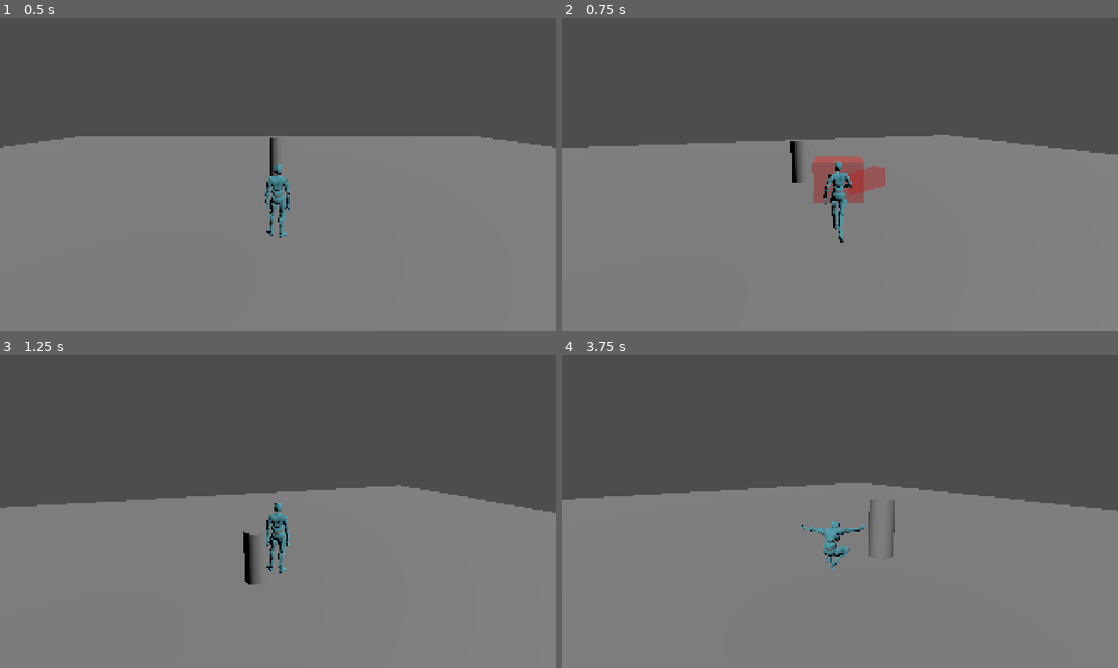
Above: before the commit, frames 1-4 (two rows, left to right).
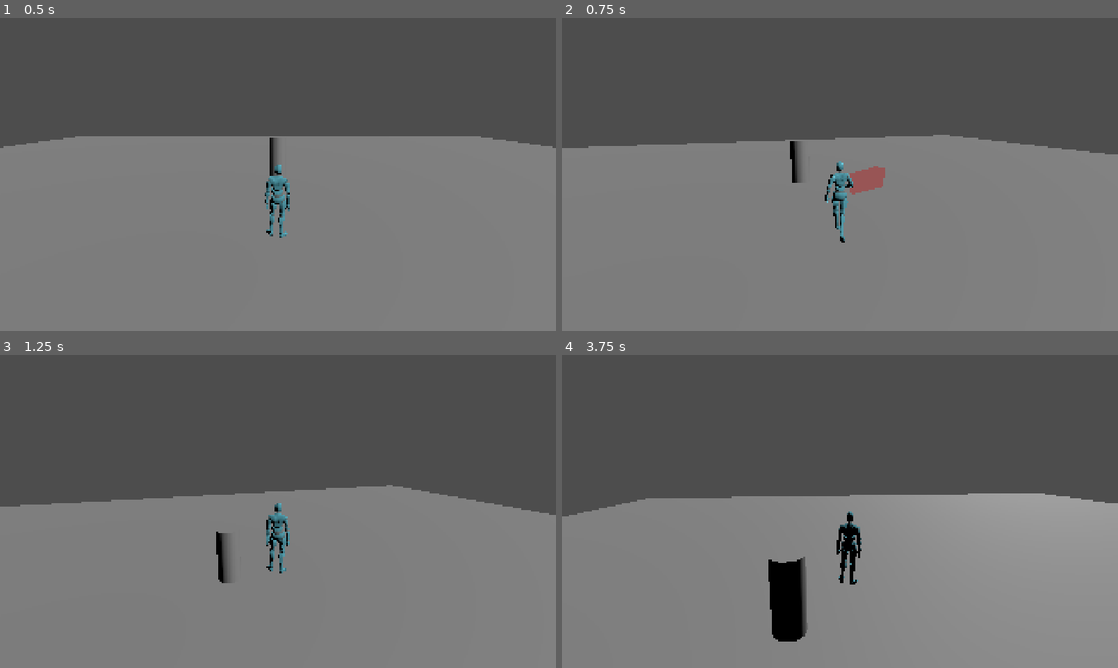
Above: after the commit, the same moments.

Repository: shroomiemies/GodscarCombatLab
Game: Godot game, scene res://scenes/tests/TestArena_Main.tscn
Two runs of this game, one before a commit and one after it. Both use one fixed random seed, a clock stepped at 60 frames per second and the inputs below.
Inputs (mouse positions are in pixels of both pictures, inside the frame that each line leads up to):
- Up to frame 1 (0.5 s): no input
- Up to frame 2 (0.75 s): tap Enter at 0.5 s; move the mouse to (867, 174) at 0.52 s; press the mouse at (867, 174) at 0.53 s; hold W (move_forward) from 0.53 s (still down)
- Up to frame 3 (1.25 s): keep holding W (move_forward); tap Space (jump) at 0.77 s
- Up to frame 4 (3.75 s): keep holding W (move_forward); move the mouse to (812, 511) at 1.27 s; release the mouse at (812, 511) at 1.28 s; tap Tab (lock_on) at 1.35 s; tap Space (jump) at 1.52, 3.02 s; move the mouse to (851, 505) at 2.02 s; hold Shift (sprint) 2.03-2.78 s; move the mouse to (834, 517) at 2.77 s; click (834, 517) at 2.85 s; move the mouse to (878, 514) at 3.52 s; hold Tab (lock_on) from 3.53 s (still down)

Frame 1 is identical in both runs. In frame 2, 1.4% of the frame differs, in the area x 13-59%, y 40-72%; in frame 3, 1.1%; in frame 4, 8.2%, in the area x 0-100%, y 40-92%.

Commit message:
Add swept weapon trace hit detection

Diff:
--- a/combat/attacks/sword/sword_basic_01.tres
+++ b/combat/attacks/sword/sword_basic_01.tres
@@ -2,7 +2,6 @@
 
 [ext_resource type="Script" uid="uid://c42vo4ptgbva7" path="res://scripts/combat/data/AttackData.gd" id="1_dcgc0"]
 [ext_resource type="Script" uid="uid://2capoepq10aa" path="res://scripts/combat/data/HitVolumeData.gd" id="1_e3ngp"]
-[ext_resource type="Resource" uid="uid://c34mx8o0eon3d" path="res://combat/hit_volumes/sword/sword_basic_01_box.tres" id="2_ru8kh"]
 [ext_resource type="Script" uid="uid://d18uxhhjg74nc" path="res://scripts/combat/data/WeaponTraceData.gd" id="4_y6mbx"]
 [ext_resource type="Resource" uid="uid://prp5642h544" path="res://combat/weapon_traces/sword/sword_basic_01_trace.tres" id="5_0dy61"]
 
@@ -12,9 +11,7 @@
 active_duration = 0.5
 recovery_duration = 0.3
 movement_lock_strength = 0.8
-local_displacement = Vector3(-0.8, 0, -0.1)
 displacement_start_time = 0.18
 displacement_end_time = 0.5
-hit_volumes = Array[ExtResource("1_e3ngp")]([ExtResource("2_ru8kh")])
 weapon_traces = Array[ExtResource("4_y6mbx")]([ExtResource("5_0dy61")])
 metadata/_custom_type_script = "uid://c42vo4ptgbva7"
--- a/project.godot
+++ b/project.godot
@@ -94,6 +94,14 @@
 "events": []
 }
 
+[layer_names]
+
+3d_physics/layer_1="World"
+3d_physics/layer_2="Player"
+3d_physics/layer_3="EnemyBody"
+3d_physics/layer_4="Hurtbox"
+3d_physics/layer_5="Hitbox"
+
 [physics]
 
 3d/physics_engine="Jolt Physics"
--- a/scenes/actors/enemies/TrainingDummy.tscn
+++ b/scenes/actors/enemies/TrainingDummy.tscn
@@ -1,6 +1,7 @@
 [gd_scene format=3 uid="uid://qn1gmau2m6bp"]
 
 [ext_resource type="Script" uid="uid://blv6exxri5ifk" path="res://scripts/actor/enemies/TrainingDummy.gd" id="1_6rn6d"]
+[ext_resource type="Script" uid="uid://dvecmyu4g80nr" path="res://scripts/hit_detection/Hurtbox.gd" id="2_8d4dd"]
 
 [sub_resource type="CapsuleShape3D" id="CapsuleShape3D_8d4dd"]
 radius = 0.35
@@ -10,6 +11,10 @@
 top_radius = 0.35
 bottom_radius = 0.35
 height = 1.6
+
+[sub_resource type="CapsuleShape3D" id="CapsuleShape3D_6j5ib"]
+radius = 0.35
+height = 1.7
 
 [node name="TrainingDummy" type="CharacterBody3D" unique_id=152615839 groups=["targetable"]]
 script = ExtResource("1_6rn6d")
@@ -28,3 +33,12 @@
 transform = Transform3D(1, 0, 0, 0, 1, 0, 0, 0, 1, 0, 1.2, 0)
 
 [node name="DebugRoot" type="Node3D" parent="." unique_id=332152268]
+
+[node name="Hurtbox" type="Area3D" parent="." unique_id=919342272 node_paths=PackedStringArray("owner_actor")]
+collision_layer = 8
+script = ExtResource("2_8d4dd")
+owner_actor = NodePath("..")
+
+[node name="CollisionShape3D" type="CollisionShape3D" parent="Hurtbox" unique_id=1577647485]
+transform = Transform3D(1, 0, 0, 0, 1, 0, 0, 0, 1, 0, 0.85, 0)
+shape = SubResource("CapsuleShape3D_6j5ib")
--- a/scenes/actors/player/Player.tscn
+++ b/scenes/actors/player/Player.tscn
@@ -535,9 +535,10 @@
 
 [node name="LeftHandSocket" type="Node3D" parent="CombatRoot" unique_id=504085768]
 
-[node name="HitboxEmitter" type="Node3D" parent="CombatRoot" unique_id=1762749112]
+[node name="HitboxEmitter" type="Node3D" parent="CombatRoot" unique_id=1762749112 node_paths=PackedStringArray("source_actor")]
 script = ExtResource("34_wg8uo")
 debug_material = ExtResource("35_2xlsc")
+source_actor = NodePath("../..")
 
 [node name="VFXRoot" type="Node3D" parent="CombatRoot" unique_id=1376071995]
 
--- a/scripts/combat/CombatController.gd
+++ b/scripts/combat/CombatController.gd
@@ -11,6 +11,7 @@
 signal attack_started(attack_data: AttackData)
 signal attack_phase_changed(new_state: CombatState)
 signal attack_finished()
+signal attack_hit(hit_result: HitResult)
 
 @export var default_attack: AttackData
 @export var hitbox_emitter: HitboxEmitter
@@ -19,6 +20,10 @@
 var current_attack: AttackData
 var attack_time: float = 0.0
 var attack_motion_velocity: Vector3 = Vector3.ZERO
+
+func _ready() -> void:
+	if hitbox_emitter != null:
+		hitbox_emitter.hurtbox_hit.connect(_on_hurtbox_hit)
 
 func _physics_process(delta: float) -> void:
 	attack_motion_velocity = Vector3.ZERO
@@ -176,3 +181,7 @@
 		return
 
 	hitbox_emitter.clear_debug_hitboxes()
+
+func _on_hurtbox_hit(hit_result: HitResult) -> void:
+	print("CombatController received hit on: ", hit_result.actor.name)
+	attack_hit.emit(hit_result)
--- /dev/null
+++ b/scripts/hit_detection/HitResult.gd
@@ -0,0 +1,8 @@
+class_name HitResult
+extends RefCounted
+
+var hurtbox: Hurtbox
+var actor: Node3D
+var attack_data: AttackData
+var hit_position: Vector3 = Vector3.ZERO
+var source: Node3D
--- a/scripts/hit_detection/HitboxEmitter.gd
+++ b/scripts/hit_detection/HitboxEmitter.gd
@@ -1,21 +1,28 @@
 class_name HitboxEmitter
 extends Node3D
 
+signal hurtbox_hit(hit_result: HitResult)
+
 @export var debug_material: Material
 @export var linger_debug_material: Material
+@export_flags_3d_physics var hurtbox_collision_mask: int = 1 << 3
+@export var source_actor: Node3D
 
 var active_debug_meshes: Array[Node3D] = []
 var lingering_debug_meshes: Array[Node3D] = []
-
 var previous_attack_time: float = 0.0
 var previous_global_transform: Transform3D
 var has_previous_trace_sample: bool = false
+var hit_actors_this_attack: Dictionary = {}
+var current_attack_data: AttackData
 
 func _ready() -> void:
 	previous_global_transform = global_transform
 
 func begin_attack_trace() -> void:
 	clear_debug_hitboxes()
+	hit_actors_this_attack.clear()
+	current_attack_data = null
 	previous_attack_time = 0.0
 	previous_global_transform = global_transform
 	has_previous_trace_sample = false
@@ -35,9 +42,13 @@
 			mesh.queue_free()
 
 	lingering_debug_meshes.clear()
+	current_attack_data = null
+	has_previous_trace_sample = false
 
 func show_attack_debug(attack_data: AttackData, attack_time: float) -> void:
 	clear_debug_hitboxes()
+
+	current_attack_data = attack_data
 
 	if attack_data == null:
 		has_previous_trace_sample = false
@@ -155,6 +166,64 @@
 		)
 
 		_spawn_swept_trace_debug_mesh(points, trace.debug_linger_time)
+		_query_swept_trace_hits(points)
+
+func _query_swept_trace_hits(points: PackedVector3Array) -> void:
+	if points.size() != 8:
+		return
+
+	var shape := ConvexPolygonShape3D.new()
+	shape.points = points
+
+	var query := PhysicsShapeQueryParameters3D.new()
+	query.shape = shape
+	query.transform = Transform3D.IDENTITY
+	query.collision_mask = hurtbox_collision_mask
+	query.collide_with_areas = true
+	query.collide_with_bodies = false
+
+	var space_state := get_world_3d().direct_space_state
+	var results := space_state.intersect_shape(query, 32)
+
+	for result in results:
+		var collider :Object = result.get("collider")
+
+		if collider == null:
+			continue
+
+		if not collider is Hurtbox:
+			continue
+
+		var hurtbox := collider as Hurtbox
+		_register_hurtbox_hit(hurtbox)
+
+func _register_hurtbox_hit(hurtbox: Hurtbox) -> void:
+	if hurtbox == null:
+		return
+
+	var hit_actor := hurtbox.get_owner_actor()
+
+	if hit_actor == null:
+		return
+
+	if source_actor != null and hit_actor == source_actor:
+		return
+
+	if hit_actors_this_attack.has(hit_actor):
+		return
+
+	hit_actors_this_attack[hit_actor] = true
+
+	var hit_result := HitResult.new()
+	hit_result.hurtbox = hurtbox
+	hit_result.actor = hit_actor
+	hit_result.attack_data = current_attack_data
+	hit_result.source = source_actor
+	hit_result.hit_position = hurtbox.global_position
+
+	print("Hit: ", hit_actor.name, " with ", current_attack_data.attack_id if current_attack_data != null else "unknown_attack")
+
+	hurtbox_hit.emit(hit_result)
 
 func _get_subsegment_count(trace: WeaponTraceData, from_t: float, to_t: float) -> int:
 	var crossed_fraction :float = abs(to_t - from_t)
--- /dev/null
+++ b/scripts/hit_detection/Hurtbox.gd
@@ -0,0 +1,11 @@
+class_name Hurtbox
+extends Area3D
+
+@export var owner_actor: Node3D
+@export var hurtbox_name: StringName = &"body"
+
+func get_owner_actor() -> Node3D:
+	if owner_actor != null:
+		return owner_actor
+
+	return owner as Node3D
Not shown, added: scripts/hit_detection/HitResult.gd.uid
Not shown, added: scripts/hit_detection/Hurtbox.gd.uid
